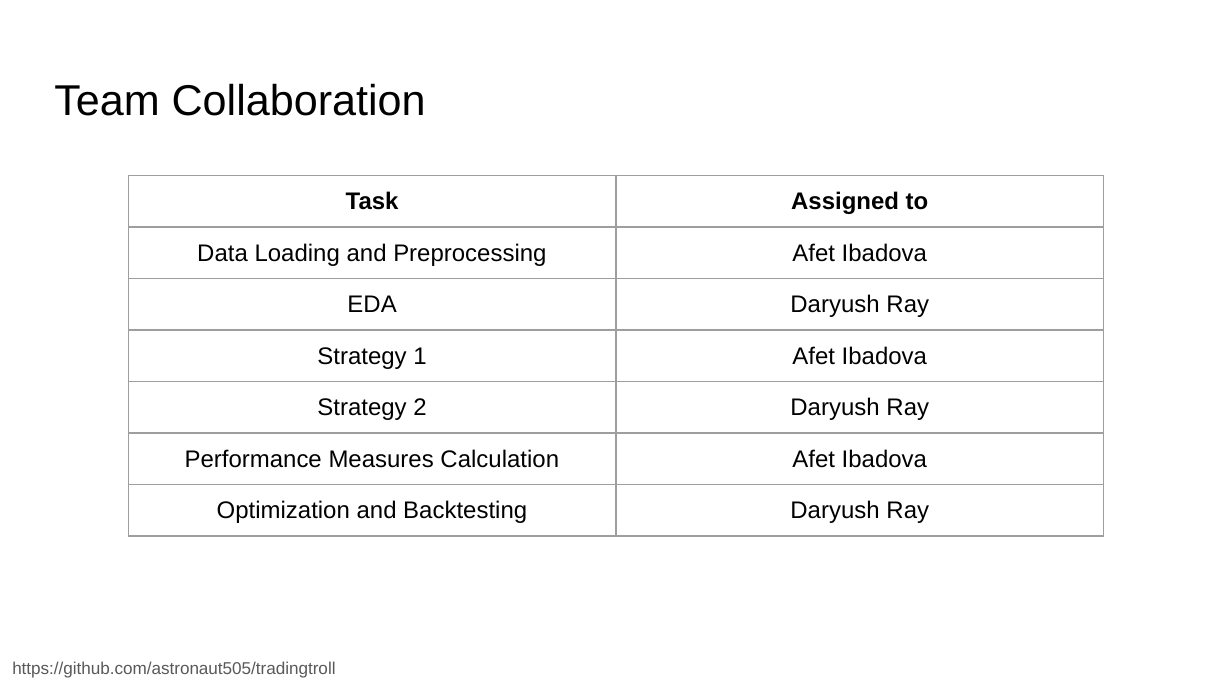
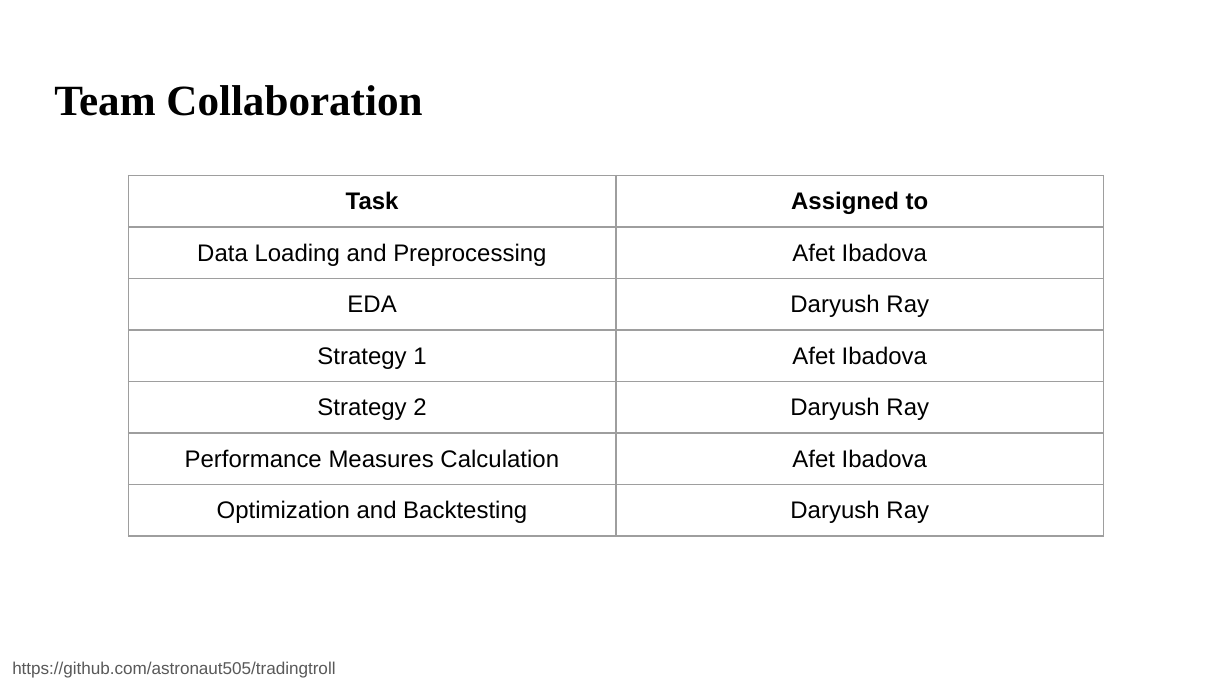
Before and after one commit to astronaut505/tradingtroll, a slide deck: slide 15 of BuyorBye.pptx (slide 13 before the commit). Drawn at 1232x693 pixels with LibreOffice and Linux fonts; fonts in the diff are those of the drawing. Boxes give left, top, right and bottom in pixels: in the first picture for what was removed or moved away, otherwise in the second. Text is boxed around its words. In the diff, an @@ line names an element or a change of style, - is before the commit and + after.

```diff
--- a/BuyorBye.pptx
+++ b/BuyorBye.pptx
@@ title "Team Collaboration" at box(54, 85, 422, 116): font Arial to Times New Roman, bold on @@
```
Also in this commit, not shown: 7 other slides changed, 3 slides added, 1 slide removed, 2 other files.
